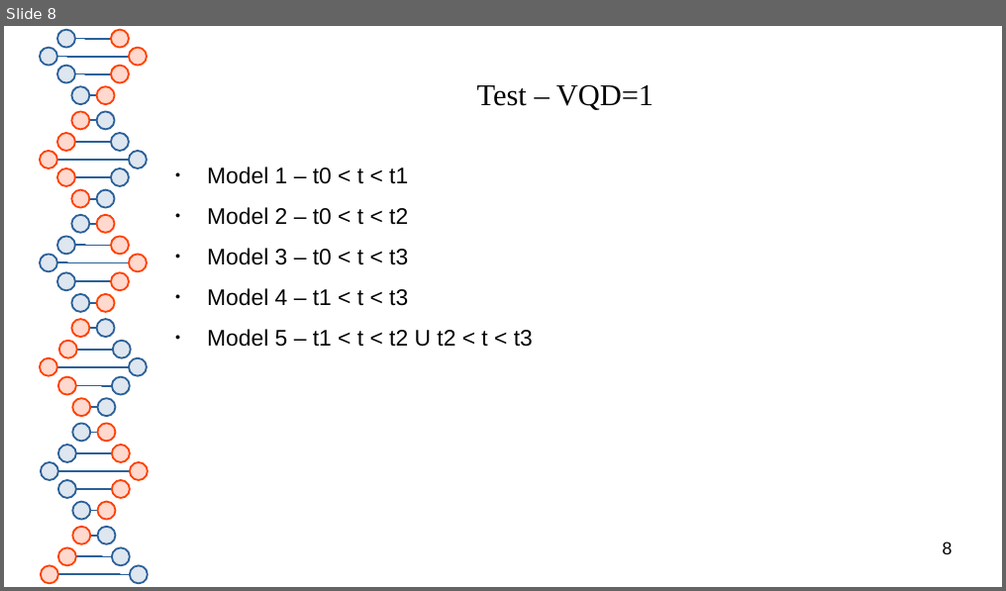
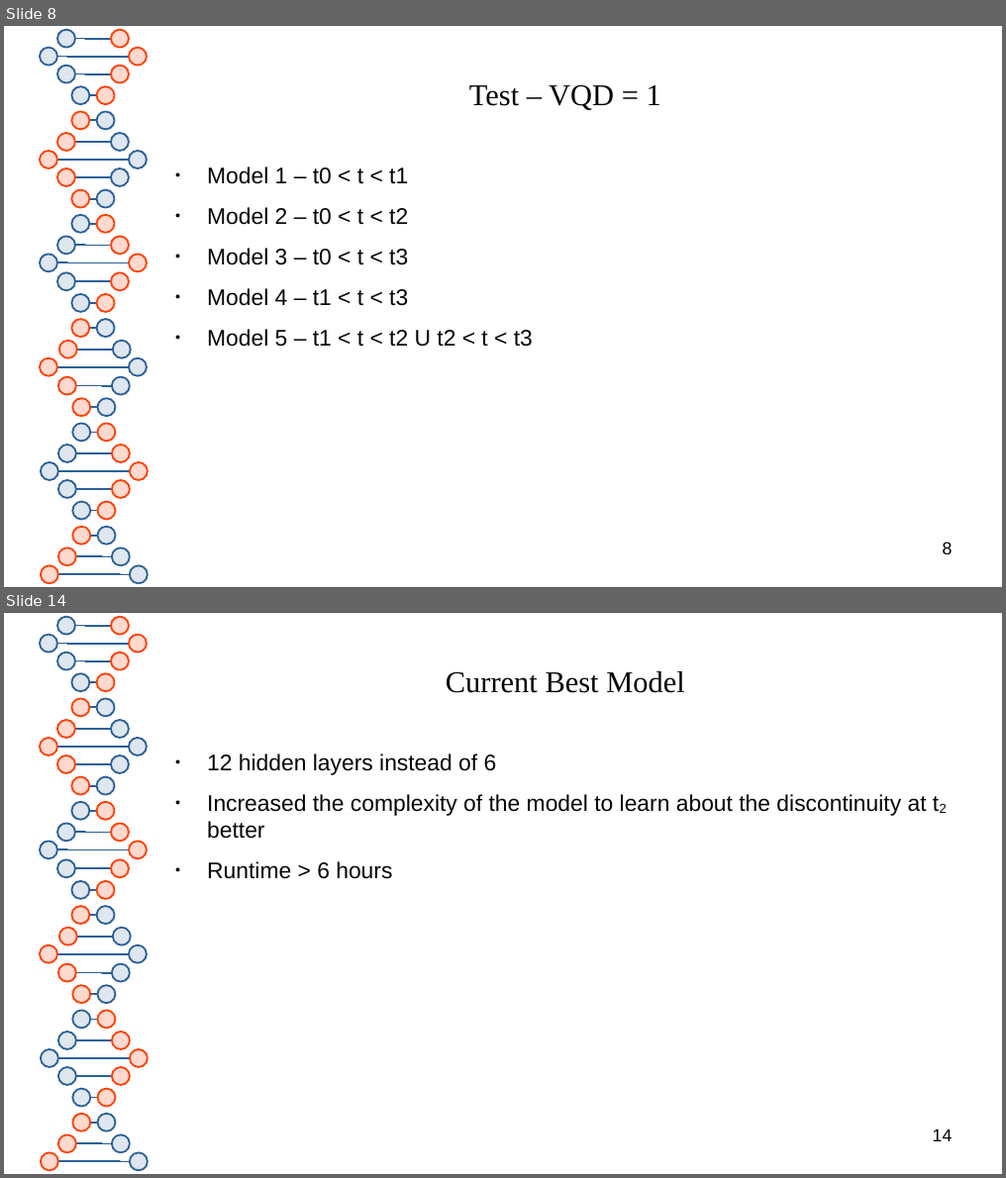
Before and after one commit to thash-jkr/Schrodinger-PINN, a slide deck: meeting/presentation-8_14-04-2025.odp. Shown one above the other, each under a label of ours: slide 8 before the commit, slides 8 and 14 after it; the slides between them are not shown. The pictures are 1006x591 and 1006x1178 pixels, drawn with LibreOffice and Linux fonts; fonts in the diff are those of the drawing. Boxes give left, top, right and bottom in pixels: in the first picture for what was removed or moved away, otherwise in the second. Text is boxed around its words. In the diff, an @@ line names an element or a change of style, - is before the commit and + after.

```diff
--- a/meeting/presentation-8_14-04-2025.odp
+++ b/meeting/presentation-8_14-04-2025.odp
@@ slide 14 added at (x1=4, y1=613, x2=1002, y2=1174), background #FFFFFF; not listed: 81 template elements that a slide beside it also shows @@
@@ title added at (x1=446, y1=671, x2=685, y2=693), 24 pt, text #050505 @@
+Current Best Model
@@ text added at (x1=207, y1=754, x2=927, y2=879), 18 pt, text #050505 @@
+● 12 hidden layers instead of 6
+● Increased the complexity of the model to learn about the discontinuity at t2 better
+● Runtime > 6 hours
@@ page number added at (x1=933, y1=1129, x2=952, y2=1142), 14 pt, text #000000 @@
+14
@@ slide 8 changed as well @@
@@ title at (x1=469, y1=85, x2=661, y2=110): spaces changed @@
-Test – VQD=1
+Test – VQD = 1
```
Also in this commit, not shown: 2 other slides changed, 14 other slides added, 5 slides removed, 1 other file.
